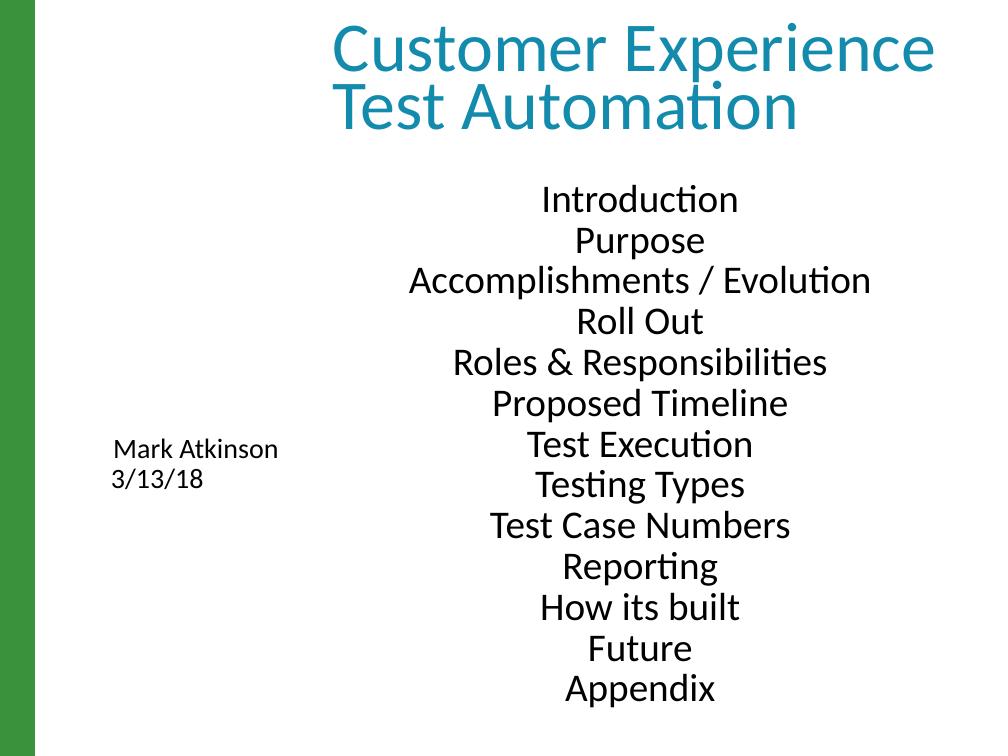
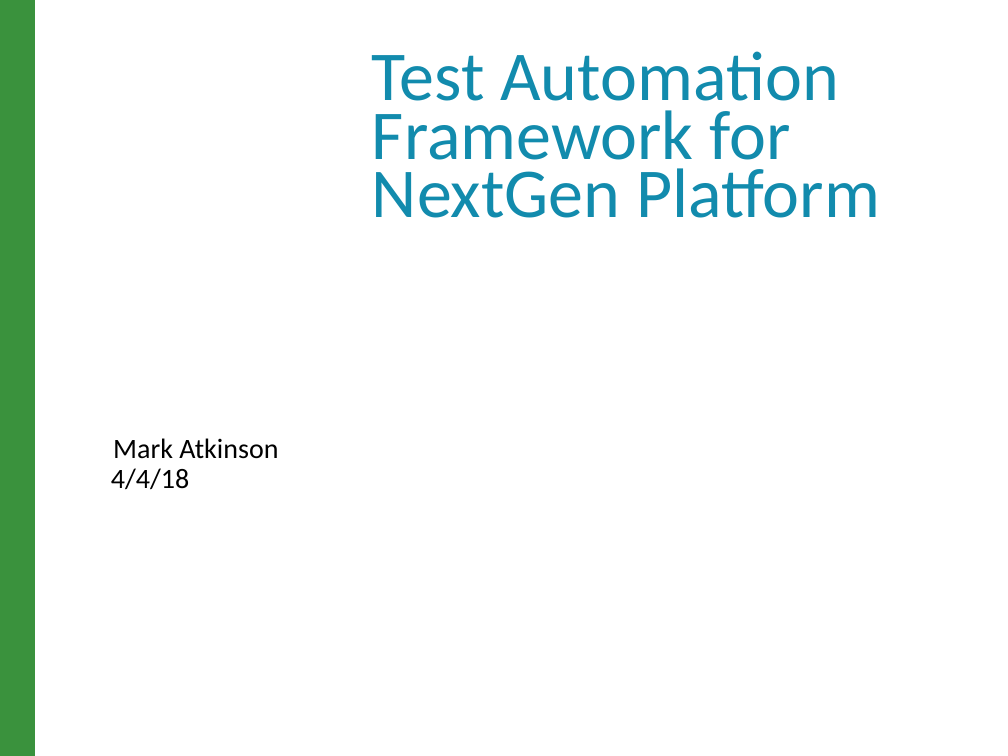
Before and after one commit to raghav9329/mainProf, a slide deck: slide 1 of CurrentWork_Delta/CX_StrategyPowerPoint.pptx. Drawn at 1008x756 pixels with LibreOffice and Linux fonts; fonts in the diff are those of the drawing; background and template pictures are left out. Boxes give left, top, right and bottom in pixels: in the first picture for what was removed or moved away, otherwise in the second. Text is boxed around its words. In the diff, an @@ line names an element or a change of style, - is before the commit and + after.

```diff
--- a/CurrentWork_Delta/CX_StrategyPowerPoint.pptx
+++ b/CurrentWork_Delta/CX_StrategyPowerPoint.pptx
@@ text at bbox=[372, 51, 880, 218]: text changed @@
-Customer Experience
-Test Automation
+Test Automation Framework for
+NextGen Platform
@@ text removed at bbox=[409, 184, 872, 708] @@
-Introduction
-Purpose
-Accomplishments / Evolution
-Roll Out
-Roles & Responsibilities
-Proposed Timeline
-Test Execution
-Testing Types
-Test Case Numbers
-Reporting
-How its built
-Future
-Appendix
@@ text at bbox=[111, 468, 189, 490]: text changed @@
-3/13/18
+4/4/18
```
Also in this commit, not shown: 10 other slides changed, 10 other files.
